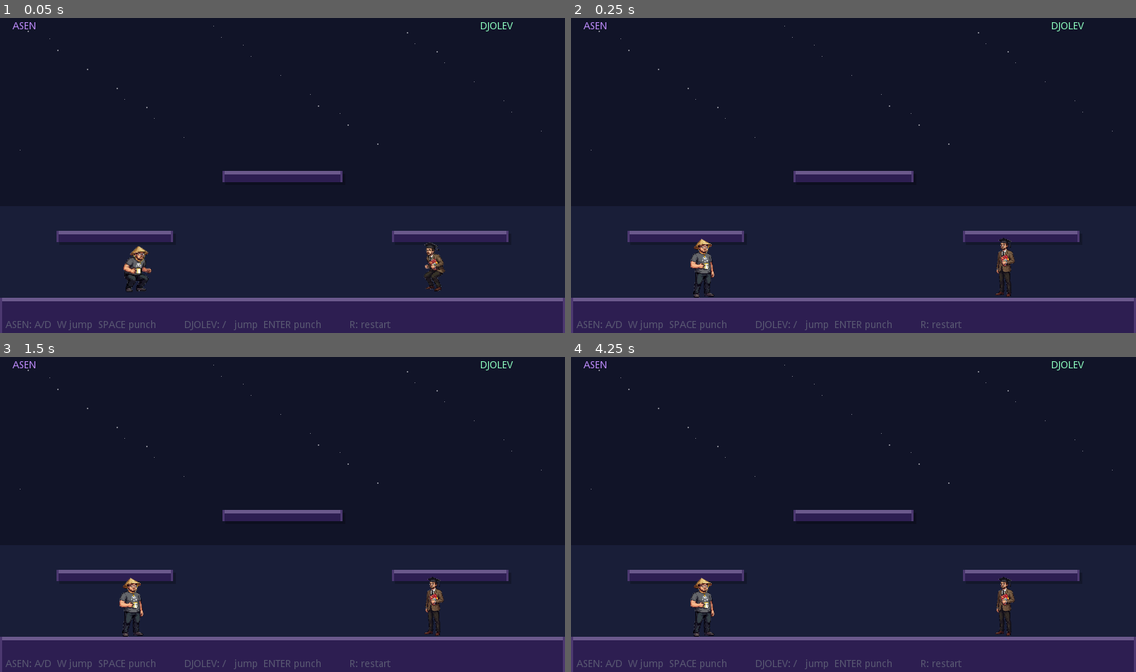
Above: before the commit, frames 1-4 (two rows, left to right).
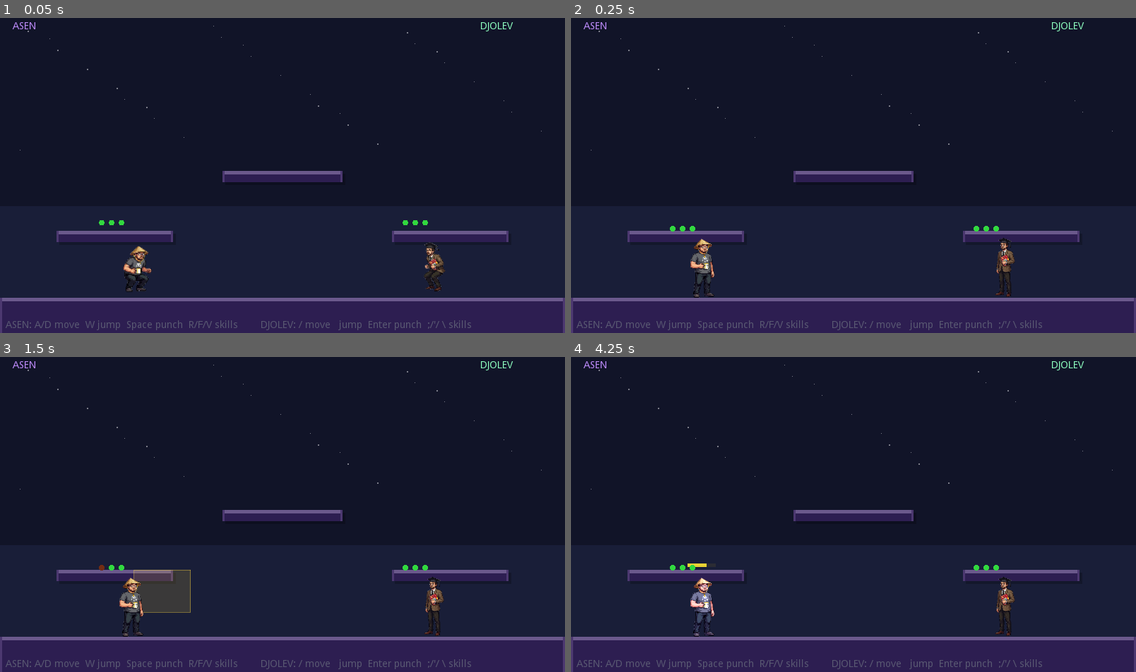
Above: after the commit, the same moments.

Repository: asenmitrev/cucugo
Game: Godot game, scene res://scenes/Main.tscn
Two runs of this game, one before a commit and one after it. Both use one fixed random seed, a clock stepped at 60 frames per second and the inputs below.
Inputs:
- Up to frame 1 (0.05 s): no input
- Up to frame 2 (0.25 s): no input
- Up to frame 3 (1.5 s): tap Enter at 0.5 s; tap R (restart) at 1.25 s
- Up to frame 4 (4.25 s): tap R (restart) at 2, 2.75, 3.5, 4.15 s

The runs differ from the first frame. In frame 1, 0.6% of the frame differs, in the area x 9-84%, y 64-100%; in frame 2, 0.6%; in frame 3, 1.8%, in the area x 9-84%, y 65-100%; in frame 4, 1.0%.

Commit message:
feat: add skill system with 3 abilities per player
- Add skill/cast/cooldown mechanics to Main.gd
- Add Effects.gd and Skills.gd data modules
- Extend CharacterDef with skill action and name exports
- Wire up input bindings (P1: R/F/V, P2: ;/'/\)
- Render cast charge bars, cooldown dots, and effect hitboxes

Diff:
--- a/project.godot
+++ b/project.godot
@@ -83,6 +83,36 @@
 "events": [ Object(InputEventKey,"resource_local_to_scene":false,"resource_name":"","device":0,"alt":false,"shift":false,"control":false,"meta":false,"command":false,"pressed":false,"scancode":82,"physical_scancode":0,"unicode":0,"echo":false,"script":null)
  ]
 }
+p1_skill1={
+"deadzone": 0.5,
+"events": [ Object(InputEventKey,"resource_local_to_scene":false,"resource_name":"","device":0,"alt":false,"shift":false,"control":false,"meta":false,"command":false,"pressed":false,"scancode":82,"physical_scancode":0,"unicode":0,"echo":false,"script":null)
+ ]
+}
+p1_skill2={
+"deadzone": 0.5,
+"events": [ Object(InputEventKey,"resource_local_to_scene":false,"resource_name":"","device":0,"alt":false,"shift":false,"control":false,"meta":false,"command":false,"pressed":false,"scancode":70,"physical_scancode":0,"unicode":0,"echo":false,"script":null)
+ ]
+}
+p1_skill3={
+"deadzone": 0.5,
+"events": [ Object(InputEventKey,"resource_local_to_scene":false,"resource_name":"","device":0,"alt":false,"shift":false,"control":false,"meta":false,"command":false,"pressed":false,"scancode":86,"physical_scancode":0,"unicode":0,"echo":false,"script":null)
+ ]
+}
+p2_skill1={
+"deadzone": 0.5,
+"events": [ Object(InputEventKey,"resource_local_to_scene":false,"resource_name":"","device":0,"alt":false,"shift":false,"control":false,"meta":false,"command":false,"pressed":false,"scancode":59,"physical_scancode":0,"unicode":0,"echo":false,"script":null)
+ ]
+}
+p2_skill2={
+"deadzone": 0.5,
+"events": [ Object(InputEventKey,"resource_local_to_scene":false,"resource_name":"","device":0,"alt":false,"shift":false,"control":false,"meta":false,"command":false,"pressed":false,"scancode":39,"physical_scancode":0,"unicode":0,"echo":false,"script":null)
+ ]
+}
+p2_skill3={
+"deadzone": 0.5,
+"events": [ Object(InputEventKey,"resource_local_to_scene":false,"resource_name":"","device":0,"alt":false,"shift":false,"control":false,"meta":false,"command":false,"pressed":false,"scancode":92,"physical_scancode":0,"unicode":0,"echo":false,"script":null)
+ ]
+}
 
 [physics]
 
--- a/resources/asen.tres
+++ b/resources/asen.tres
@@ -25,3 +25,9 @@
 anim_jump = 0.14
 anim_punch = 0.09
 anim_dead = 0.2
+action_skill1 = "p1_skill1"
+action_skill2 = "p1_skill2"
+action_skill3 = "p1_skill3"
+skill1 = "QUICK_SLASH"
+skill2 = "SLAM"
+skill3 = "WHIRL"
--- a/resources/djolev.tres
+++ b/resources/djolev.tres
@@ -25,3 +25,9 @@
 anim_jump = 0.14
 anim_punch = 0.09
 anim_dead = 0.2
+action_skill1 = "p2_skill1"
+action_skill2 = "p2_skill2"
+action_skill3 = "p2_skill3"
+skill1 = "QUICK_SLASH"
+skill2 = "SLAM"
+skill3 = "WHIRL"
--- a/scripts/CharacterDef.gd
+++ b/scripts/CharacterDef.gd
@@ -26,3 +26,11 @@
 export var anim_jump: float = 0.14
 export var anim_punch: float = 0.09
 export var anim_dead: float = 0.20
+
+export var action_skill1: String = ""
+export var action_skill2: String = ""
+export var action_skill3: String = ""
+
+export var skill1: String = ""
+export var skill2: String = ""
+export var skill3: String = ""
--- /dev/null
+++ b/scripts/Effects.gd
@@ -0,0 +1,41 @@
+extends Reference
+
+# All hitbox effect definitions — edit numbers here.
+#
+# offset_x / offset_y: pixel offset from the character's top-left corner.
+# Positive offset_x follows the character's facing direction.
+# Positive offset_y is downward (screen-space).
+# x=0 y=0 places the hitbox at the character's top-left corner.
+
+const FORWARD_SLASH = {
+	"width":    80.0,
+	"height":   60.0,
+	"offset_x": 50.0,
+	"offset_y": -5.0,
+	"duration":  0.20,
+	"color":    Color(1.0, 0.85, 0.25),
+}
+
+const GROUND_SLAM = {
+	"width":    130.0,
+	"height":    28.0,
+	"offset_x":  10.0,
+	"offset_y":  72.0,
+	"duration":   0.28,
+	"color":     Color(0.75, 0.30, 1.00),
+}
+
+const SPIN_ZONE = {
+	"width":    110.0,
+	"height":   110.0,
+	"offset_x": -10.0,
+	"offset_y": -10.0,
+	"duration":   0.32,
+	"color":     Color(0.25, 0.85, 1.00),
+}
+
+const ALL = {
+	"FORWARD_SLASH": FORWARD_SLASH,
+	"GROUND_SLAM":   GROUND_SLAM,
+	"SPIN_ZONE":     SPIN_ZONE,
+}
--- a/scripts/Main.gd
+++ b/scripts/Main.gd
@@ -6,7 +6,6 @@
 const SW := 90.0
 const SH := 90.0
 
-# [x, y, w, h]
 const PLATS := [
 	[0.0,   400.0, 800.0, 50.0],
 	[80.0,  305.0, 165.0, 16.0],
@@ -14,6 +13,9 @@
 	[315.0, 220.0, 170.0, 16.0],
 ]
 
+const Skills  = preload("res://scripts/Skills.gd")
+const Effects = preload("res://scripts/Effects.gd")
+
 var ASEN_DEF   = preload("res://resources/asen.tres")
 var DJOLEV_DEF = preload("res://resources/djolev.tres")
 
@@ -35,7 +37,7 @@
 	_lbl_p1 = _make_lbl(ASEN_DEF.display_name, Vector2(18, 8), ASEN_DEF.label_color)
 	_lbl_p2 = _make_lbl(DJOLEV_DEF.display_name, Vector2(680, 8), DJOLEV_DEF.label_color)
 	_lbl_controls = _make_lbl(
-		"ASEN: A/D  W jump  SPACE punch          DJOLEV: ←/→  ↑ jump  ENTER punch          R: restart",
+		"ASEN: A/D move  W jump  Space punch  R/F/V skills        DJOLEV: ←/→ move  ↑ jump  Enter punch  ;/'/ \\ skills",
 		Vector2(8, 432), Color(0.35, 0.35, 0.45))
 	_lbl_winner = _make_lbl("", Vector2(0, 168), Color.white)
 	_lbl_winner.rect_size = Vector2(W / 2.8, 40)
@@ -85,6 +87,10 @@
 		"dead": false, "death_t": 0.0,
 		"anim_t": 0.0, "anim_frame": 0, "prev_state": "idle",
 		"tex": tex, "spr": spr,
+		"skill_cds":     [0.0, 0.0, 0.0],
+		"casting_skill": -1,
+		"cast_t":         0.0,
+		"active_effect":  null,
 	}
 
 
@@ -143,6 +149,8 @@
 			spr.rotation += 3.0 * PI * dt * min(p["death_t"], 0.8)
 		elif p["state"] == "punch" and p["punch_t"] >= p["def"].hit_t0 and p["punch_t"] <= p["def"].hit_t1:
 			spr.modulate = Color(1.5, 1.3, 0.5, 1.0)
+		elif p["casting_skill"] >= 0:
+			spr.modulate = Color(1.2, 1.2, 1.5, 1.0)
 		else:
 			spr.modulate = Color(1.0, 1.0, 1.0, spr.modulate.a)
 
@@ -162,11 +170,45 @@
 	var def: CharacterDef = p["def"]
 
 	if p["dead"]:
+		p["casting_skill"] = -1
+		p["active_effect"] = null
 		p["vel"].y += GRAV * dt
 		p["pos"] += p["vel"] * dt
 		p["vel"].x = lerp(p["vel"].x, 0.0, 4.0 * dt)
 		p["death_t"] += dt
 		return
+
+	# Tick skill cooldowns
+	for k in 3:
+		if p["skill_cds"][k] > 0.0:
+			p["skill_cds"][k] = max(0.0, p["skill_cds"][k] - dt)
+
+	# Tick active effect and check for hits
+	if p["active_effect"] != null:
+		var ae: Dictionary = p["active_effect"]
+		ae["t"] += dt
+		if not ae["hit"] and not o["dead"]:
+			var o_rect := Rect2(o["pos"], Vector2(SW, SH))
+			var eff_rect: Rect2 = ae["rect"]
+			if eff_rect.intersects(o_rect):
+				ae["hit"] = true
+				o["dead"] = true
+				o["death_t"] = 0.0
+				var dir: float = 1.0 if p["right"] else -1.0
+				o["vel"] = Vector2(dir * 380.0, -440.0)
+				var hit_pos: Vector2 = eff_rect.position + eff_rect.size * 0.5
+				impacts.append({"pos": hit_pos, "age": 0.0})
+		if ae["t"] >= ae["eff"]["duration"]:
+			p["active_effect"] = null
+
+	# Tick cast timer and activate when ready
+	if p["casting_skill"] >= 0:
+		p["cast_t"] += dt
+		var skill_idx: int = p["casting_skill"]
+		var skill_names: Array = [def.skill1, def.skill2, def.skill3]
+		var sk: Dictionary = Skills.ALL[skill_names[skill_idx]]
+		if p["cast_t"] >= sk["cast_time"]:
+			_activate_skill(p, skill_idx, sk)
 
 	var punching: bool = p["state"] == "punch"
 
@@ -185,6 +227,18 @@
 			p["punch_hit"] = false
 			p["vel"].x = 0.0
 			punching = true
+
+	# Skill inputs: blocked while punching or already casting
+	if not punching and p["casting_skill"] < 0:
+		var skill_actions: Array = [def.action_skill1, def.action_skill2, def.action_skill3]
+		var skill_names2: Array = [def.skill1, def.skill2, def.skill3]
+		for k in 3:
+			if skill_names2[k] != "" and skill_actions[k] != "" \
+					and p["skill_cds"][k] <= 0.0 \
+					and Input.is_action_just_pressed(skill_actions[k]):
+				p["casting_skill"] = k
+				p["cast_t"] = 0.0
+				break
 
 	if not punching:
 		if Input.is_action_pressed(def.action_left):
@@ -222,6 +276,26 @@
 	if punching and not p["punch_hit"] and not o["dead"]:
 		if p["punch_t"] >= def.hit_t0 and p["punch_t"] <= def.hit_t1:
 			_punch_check(p, o)
+
+
+func _activate_skill(p: Dictionary, skill_idx: int, sk: Dictionary) -> void:
+	var eff: Dictionary = Effects.ALL[sk["effect"]]
+	var pos: Vector2 = p["pos"]
+	var hx: float
+	if p["right"]:
+		hx = pos.x + eff["offset_x"]
+	else:
+		hx = pos.x + SW - eff["offset_x"] - eff["width"]
+	var hy: float = pos.y + eff["offset_y"]
+	p["active_effect"] = {
+		"eff":  eff,
+		"t":    0.0,
+		"rect": Rect2(hx, hy, eff["width"], eff["height"]),
+		"hit":  false,
+	}
+	p["skill_cds"][skill_idx] = sk["cooldown"]
+	p["casting_skill"] = -1
+	p["cast_t"] = 0.0
 
 
 func _collide_plats(p: Dictionary) -> void:
@@ -287,6 +361,45 @@
 		draw_rect(Rect2(px, py, 3, ph), Color(0.30, 0.22, 0.44))
 		draw_rect(Rect2(px + pw - 3, py, 3, ph), Color(0.30, 0.22, 0.44))
 
+	# Active skill effect hitboxes
+	for i in [0, 1]:
+		var p: Dictionary = pl[i]
+		if p.empty() or p["active_effect"] == null:
+			continue
+		var ae: Dictionary = p["active_effect"]
+		var eff: Dictionary = ae["eff"]
+		var col: Color = eff["color"]
+		var fade: float = 1.0 - ae["t"] / eff["duration"]
+		var rect: Rect2 = ae["rect"]
+		draw_rect(rect, Color(col.r, col.g, col.b, 0.35 * fade))
+		draw_rect(rect, Color(col.r, col.g, col.b, fade), false)
+
+	# Cast charge bars (above character head)
+	for i in [0, 1]:
+		var p: Dictionary = pl[i]
+		if p.empty() or p["casting_skill"] < 0:
+			continue
+		var skill_idx: int = p["casting_skill"]
+		var sk_names: Array = [p["def"].skill1, p["def"].skill2, p["def"].skill3]
+		var sk: Dictionary = Skills.ALL[sk_names[skill_idx]]
+		var progress: float = min(1.0, p["cast_t"] / sk["cast_time"])
+		var pos: Vector2 = p["pos"]
+		var bx: float = pos.x + SW * 0.5 - 20.0
+		var by: float = pos.y - 14.0
+		draw_rect(Rect2(bx, by, 40.0, 5.0), Color(0.2, 0.2, 0.2, 0.7))
+		draw_rect(Rect2(bx, by, 40.0 * progress, 5.0), Color(1.0, 0.9, 0.2, 0.9))
+
+	# Skill cooldown dots (3 dots above each player)
+	for i in [0, 1]:
+		var p: Dictionary = pl[i]
+		if p.empty() or p["dead"]:
+			continue
+		var pos: Vector2 = p["pos"]
+		for k in 3:
+			var ready: bool = p["skill_cds"][k] <= 0.0
+			var dot_col: Color = Color(0.2, 0.85, 0.25) if ready else Color(0.45, 0.18, 0.08)
+			draw_circle(Vector2(pos.x + k * 14.0 + 4.0, pos.y - 8.0), 4.0, dot_col)
+
 	for i in [0, 1]:
 		var p: Dictionary = pl[i]
 		if p.empty():
--- /dev/null
+++ b/scripts/Skills.gd
@@ -0,0 +1,31 @@
+extends Reference
+
+# All skill definitions — edit cast_time and cooldown here.
+#
+# cast_time: seconds after pressing the key before the hitbox activates.
+# cooldown:  seconds before the skill can be used again (starts when cast completes).
+# effect:    key in Effects.ALL — determines hitbox shape, size, and position.
+
+const QUICK_SLASH = {
+	"cast_time": 0.10,
+	"cooldown":  0.80,
+	"effect":    "FORWARD_SLASH",
+}
+
+const SLAM = {
+	"cast_time": 0.35,
+	"cooldown":  1.60,
+	"effect":    "GROUND_SLAM",
+}
+
+const WHIRL = {
+	"cast_time": 0.20,
+	"cooldown":  2.00,
+	"effect":    "SPIN_ZONE",
+}
+
+const ALL = {
+	"QUICK_SLASH": QUICK_SLASH,
+	"SLAM":        SLAM,
+	"WHIRL":       WHIRL,
+}
